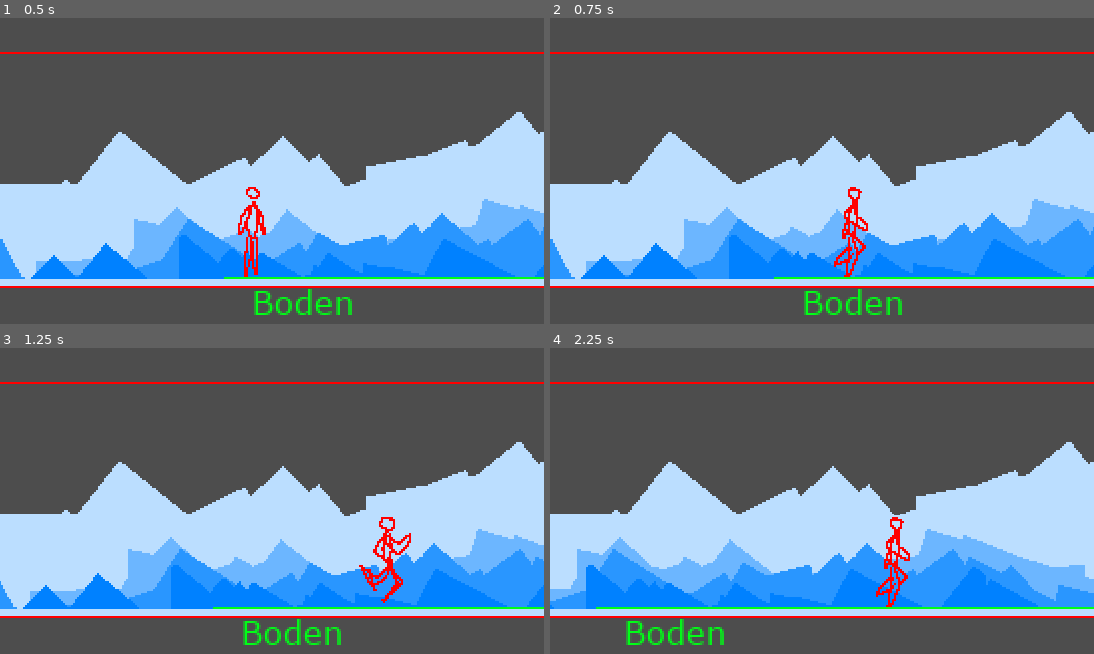
Above: before the commit, frames 1-4 (two rows, left to right).
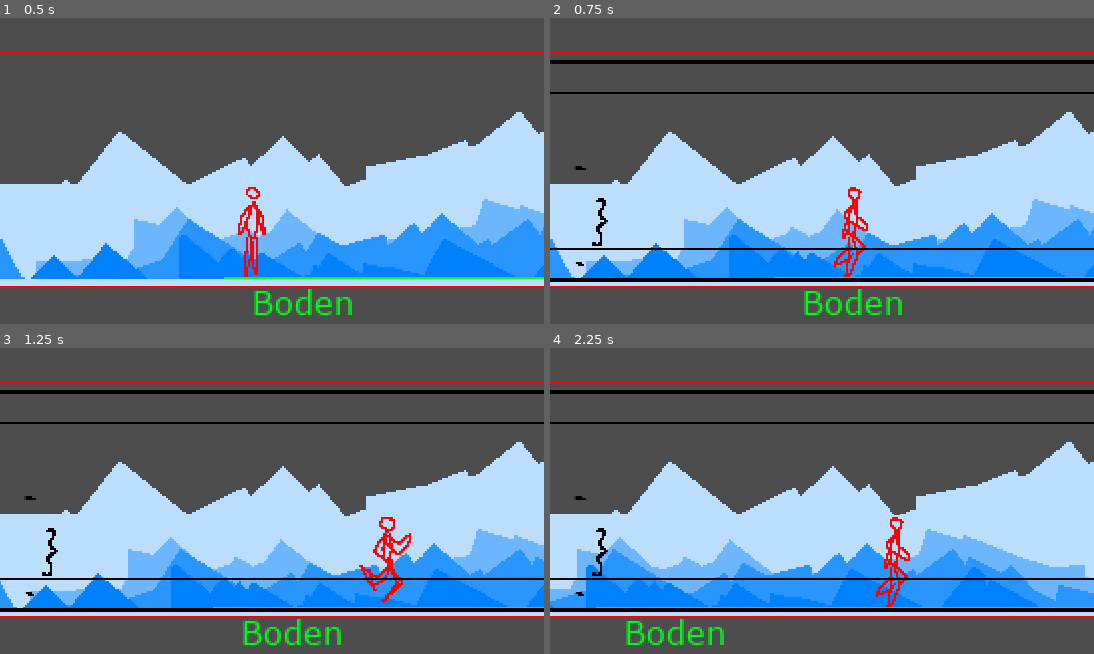
Above: after the commit, the same moments.

Repository: ZeysMockingjay/Das_Vermaechtnis_AT
Game: Godot game, scene res://test_level.tscn
The game is run twice, just before and just after one commit, with the same random seed, the same clock (stepped at 60 frames per second) and the same inputs.
Inputs:
- Up to frame 1 (0.5 s): no input
- Up to frame 2 (0.75 s): tap Enter (ui_accept) at 0.5 s; hold D (playermoveright) from 0.53 s (still down); tap 2 at 0.6 s
- Up to frame 3 (1.25 s): keep holding D (playermoveright); tap Enter (ui_accept) at 0.77, 0.8, 1.07 s
- Up to frame 4 (2.25 s): tap Enter (ui_accept) at 1.35, 1.52, 1.82 s; tap 2 at 1.55, 2.1 s; release D (playermoveright) at 2.03 s; hold A (playermoveleft) from 2.03 s (still down)

Frame 1 is identical in both runs. In frame 2, 4.1% of the frame differs, in the area x 0-100%, y 13-87%; in frame 3, 4.1%; in frame 4, 4.1%.

Commit message:
Level Change is now working.

Diff:
--- /dev/null
+++ b/Area2DMap1.gd
@@ -0,0 +1,19 @@
+extends Area2D
+
+var entered = false
+
+func _on_Area2D_body_entered(body: CharacterBody2D) -> void:
+	entered = true
+
+func _on_Area2D_body_exited(body: CharacterBody2D) -> void:
+	entered = false
+
+func _ready():
+	# Correctly connect signals using Callable
+	connect("body_entered", Callable(self, "_on_Area2D_body_entered"))
+	connect("body_exited", Callable(self, "_on_Area2D_body_exited"))
+
+func _physics_process(_delta: float) -> void:
+	if entered:
+		if Input.is_action_just_pressed("ui_accept"):
+			get_tree().change_scene_to_file("res://Test_level_levelchangetest.tscn")
--- /dev/null
+++ b/Sprite2D.gd
@@ -0,0 +1,18 @@
+extends Sprite2D
+
+
+
+
+func _ready():
+	# Make sure to capture input events
+	Input.set_use_accumulated_input(true)
+
+func _input(event):
+	if event is InputEventKey and event.pressed:
+		if event.keycode == KEY_2:
+			self.visible = !self.visible
+
+
+# Called every frame. 'delta' is the elapsed time since the previous frame.
+func _process(delta):
+	pass
--- /dev/null
+++ b/Test_level_levelchangetest.tscn
@@ -0,0 +1,26 @@
+[gd_scene load_steps=4 format=3 uid="uid://ce0lppgrmebt4"]
+
+[ext_resource type="Texture2D" uid="uid://l5wg4fc606bh" path="res://Assets/Textures/Boden.png" id="1_15c8h"]
+[ext_resource type="Texture2D" uid="uid://u4orlfs307q2" path="res://Screenshot 2024-04-28 182948.png" id="2_q6ifp"]
+
+[sub_resource type="RectangleShape2D" id="RectangleShape2D_dscnd"]
+size = Vector2(1000, 12)
+
+[node name="Node2D" type="Node2D"]
+
+[node name="Boden" type="StaticBody2D" parent="."]
+position = Vector2(500, 191)
+
+[node name="Texture_Sprite" type="Sprite2D" parent="Boden"]
+texture = ExtResource("1_15c8h")
+
+[node name="Collision" type="CollisionShape2D" parent="Boden"]
+position = Vector2(0, -52)
+shape = SubResource("RectangleShape2D_dscnd")
+
+[node name="ParallaxBackground" type="ParallaxBackground" parent="."]
+
+[node name="Sprite2D" type="Sprite2D" parent="ParallaxBackground"]
+scale = Vector2(0.2, 0.2)
+texture = ExtResource("2_q6ifp")
+centered = false
--- a/project.godot
+++ b/project.godot
@@ -40,6 +40,11 @@
 "events": [Object(InputEventKey,"resource_local_to_scene":false,"resource_name":"","device":-1,"window_id":0,"alt_pressed":false,"shift_pressed":false,"ctrl_pressed":false,"meta_pressed":false,"pressed":false,"keycode":0,"physical_keycode":65,"key_label":0,"unicode":97,"echo":false,"script":null)
 ]
 }
+Testkey={
+"deadzone": 0.5,
+"events": [Object(InputEventKey,"resource_local_to_scene":false,"resource_name":"","device":0,"window_id":0,"alt_pressed":false,"shift_pressed":false,"ctrl_pressed":false,"meta_pressed":false,"pressed":false,"keycode":0,"physical_keycode":51,"key_label":0,"unicode":0,"echo":false,"script":null)
+]
+}
 
 [rendering]
 
--- a/test_level.tscn
+++ b/test_level.tscn
@@ -1,9 +1,11 @@
-[gd_scene load_steps=23 format=3 uid="uid://cf36hr8rhmbdo"]
+[gd_scene load_steps=27 format=3 uid="uid://cf36hr8rhmbdo"]
 
 [ext_resource type="Script" path="res://test_level.gd" id="1_7g10w"]
 [ext_resource type="Texture2D" uid="uid://f0fa1e1mlt7f" path="res://Assets/Textures/TestBorders.png" id="1_tvens"]
 [ext_resource type="Script" path="res://Camera2D.gd" id="2_1t336"]
+[ext_resource type="Texture2D" uid="uid://rtqqxm2o3sv4" path="res://Assets/Textures/Guidance.png" id="2_eacld"]
 [ext_resource type="Texture2D" uid="uid://bt1ljsqsdiq2c" path="res://Assets/Textures/TestBordersFull.png" id="2_evhkv"]
+[ext_resource type="Script" path="res://Sprite2D.gd" id="3_dlk0p"]
 [ext_resource type="Script" path="res://OverlayImageFull.gd" id="3_w6uo6"]
 [ext_resource type="Texture2D" uid="uid://7ntbg6yki4th" path="res://Assets/Textures/ParalaxTest/Layer1.png" id="4_df7qj"]
 [ext_resource type="Texture2D" uid="uid://nfxo6fuj7g7u" path="res://Assets/Textures/ParalaxTest/Layer4.png" id="4_nt36v"]
@@ -12,6 +14,7 @@
 [ext_resource type="Script" path="res://Player.gd" id="8_hiekp"]
 [ext_resource type="Texture2D" uid="uid://88ej03j28cna" path="res://Assets/Textures/Unbenanntdudeanim.png" id="8_vh8gm"]
 [ext_resource type="Texture2D" uid="uid://l5wg4fc606bh" path="res://Assets/Textures/Boden.png" id="9_m78ck"]
+[ext_resource type="Script" path="res://Area2DMap1.gd" id="15_8w1ep"]
 
 [sub_resource type="RectangleShape2D" id="RectangleShape2D_l5nrw"]
 size = Vector2(14, 45)
@@ -77,8 +80,19 @@
 [sub_resource type="RectangleShape2D" id="RectangleShape2D_h3213"]
 size = Vector2(1000, 12)
 
-[node name="TestLevel" type="Node2D"]
+[sub_resource type="RectangleShape2D" id="RectangleShape2D_gcaqk"]
+size = Vector2(26, 61)
+
+[node name="Welt1" type="Node2D"]
 script = ExtResource("1_7g10w")
+
+[node name="CanvasLayer" type="CanvasLayer" parent="."]
+
+[node name="Sprite2D" type="Sprite2D" parent="CanvasLayer"]
+visible = false
+texture = ExtResource("2_eacld")
+centered = false
+script = ExtResource("3_dlk0p")
 
 [node name="OverlayTest" type="CanvasLayer" parent="."]
 layer = 10
@@ -165,3 +179,13 @@
 [node name="Collision" type="CollisionShape2D" parent="Boden"]
 position = Vector2(0, -52)
 shape = SubResource("RectangleShape2D_h3213")
+
+[node name="Area2D" type="Area2D" parent="."]
+script = ExtResource("15_8w1ep")
+
+[node name="CollisionShape2D" type="CollisionShape2D" parent="Area2D"]
+position = Vector2(378, 102.5)
+shape = SubResource("RectangleShape2D_gcaqk")
+
+[connection signal="body_entered" from="Area2D" to="Area2D" method="_on_body_entered"]
+[connection signal="body_exited" from="Area2D" to="Area2D" method="_on_body_exited"]
Binary file added: Assets/Textures/Guidance.png
Not shown, added: Assets/Textures/Guidance.png.import
